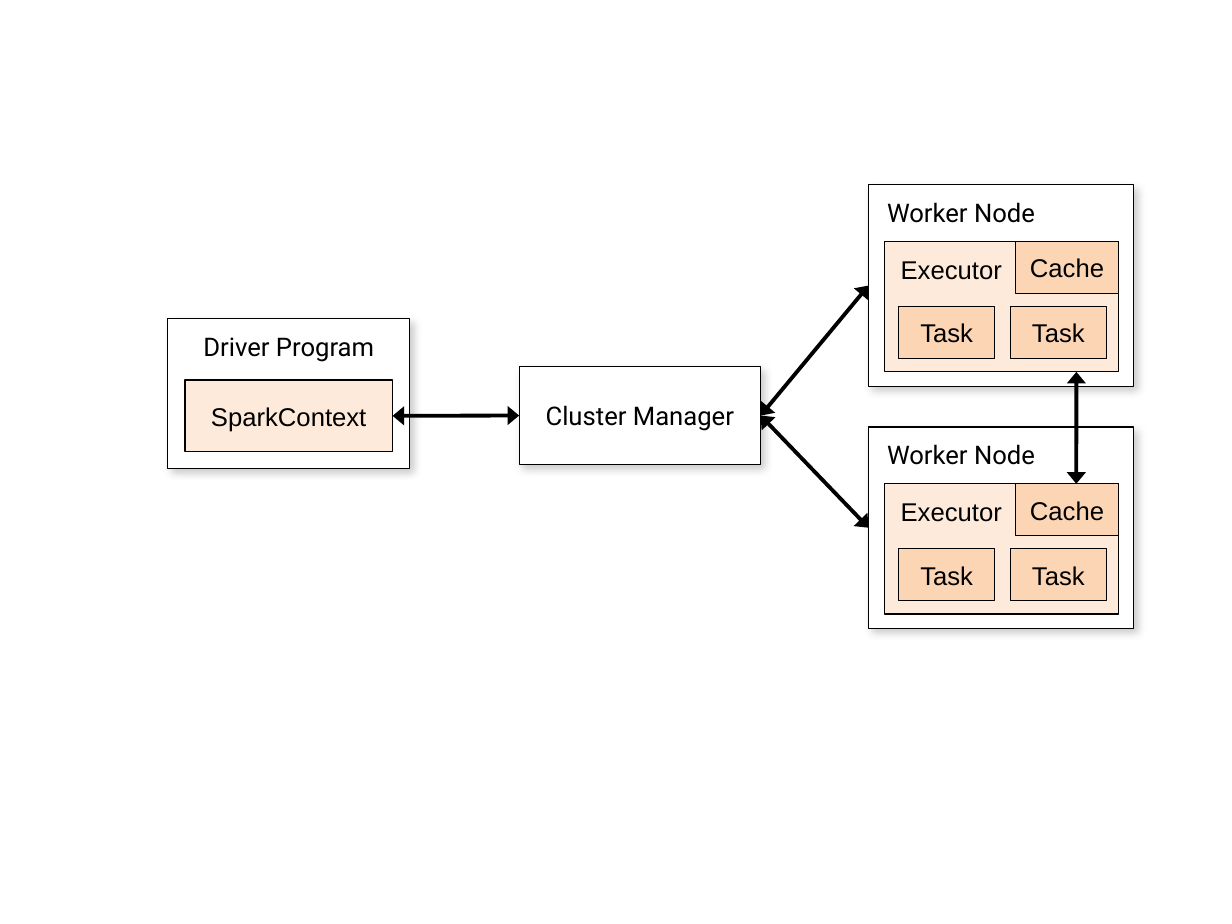
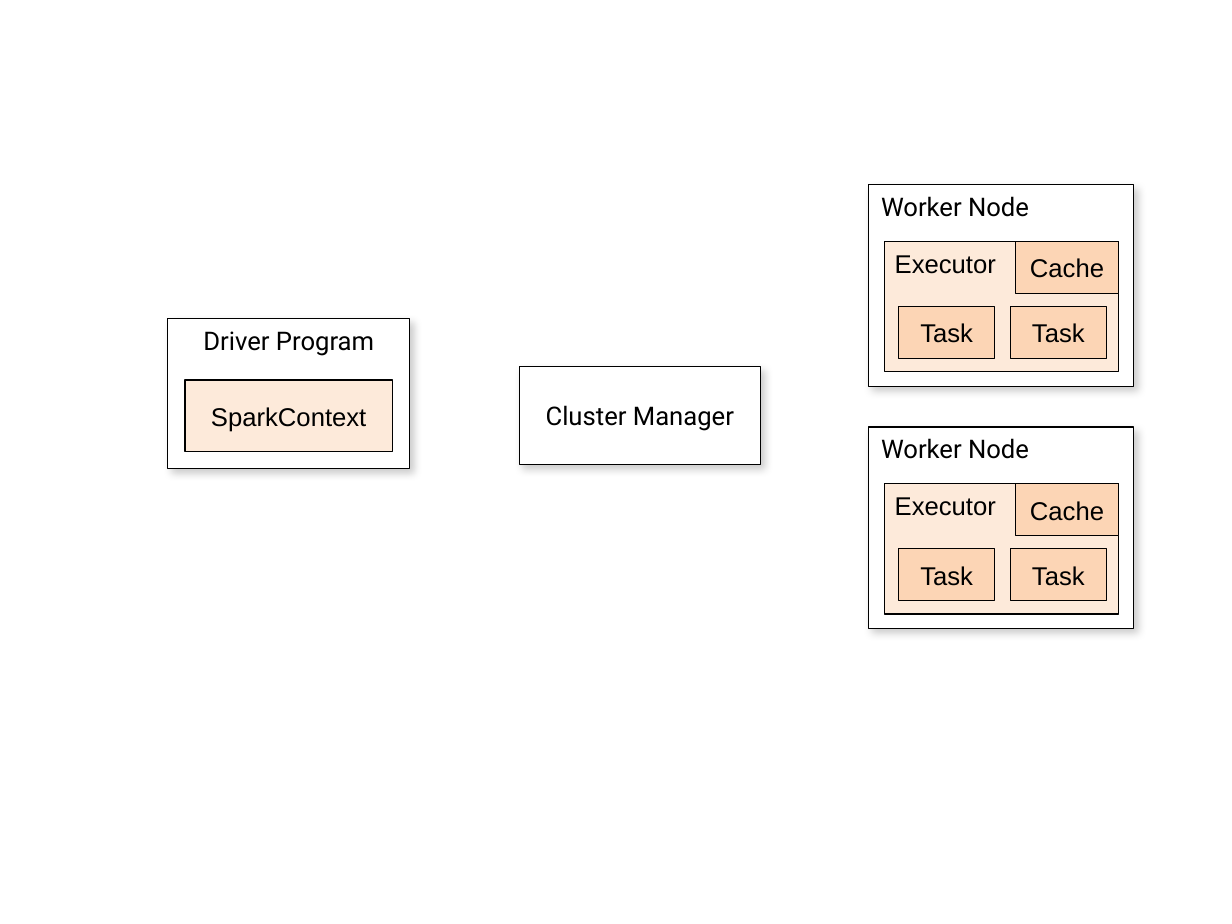
Before and after one commit to sparkinchina/translate-spark, a slide deck: slide 1 of docs/img/cluster-overview.pptx. Drawn at 1232x924 pixels with LibreOffice and Linux fonts; fonts in the diff are those of the drawing. Boxes give left, top, right and bottom in pixels: in the first picture for what was removed or moved away, otherwise in the second. Text is boxed around its words. In the diff, an @@ line names an element or a change of style, - is before the commit and + after.

```diff
--- a/docs/img/cluster-overview.pptx
+++ b/docs/img/cluster-overview.pptx
@@ text "Worker Node": place and size @@
-text "Worker Node" at bbox=[869, 185, 1133, 387]
+text "Worker Node" at bbox=[881, 196, 1029, 217]
@@ rectangle added at bbox=[869, 185, 1133, 387], fill #FFFFFF, outline #000000 0.75 pt @@
@@ text "Executor": place and size @@
-text "Executor" at bbox=[885, 241, 1119, 372]
+text "Executor" at bbox=[895, 255, 996, 274]
@@ rectangle added at bbox=[885, 241, 1119, 372], fill #FDEADA, outline #000000 0.75 pt @@
@@ double arrow removed from (760, 415) to (869, 286) @@
@@ text "Driver Program": place and size @@
-text "Driver Program" at bbox=[168, 319, 409, 469]
+text "Driver Program" at bbox=[203, 331, 374, 356]
@@ rectangle added at bbox=[168, 319, 409, 469], fill #FFFFFF, outline #000000 0.75 pt @@
@@ rectangle added at bbox=[185, 379, 393, 451], fill #FDEADA, outline #000000 0.75 pt @@
@@ rectangle added at bbox=[519, 367, 760, 464], fill #FFFFFF, outline #000000 0.75 pt @@
@@ double arrow removed from (1077, 484) to (1077, 372) @@
@@ text "SparkContext": place and size @@
-text "SparkContext" at bbox=[185, 379, 393, 451]
+text "SparkContext" at bbox=[211, 407, 366, 432]
@@ double arrow removed from (393, 416) to (519, 415) @@
@@ text "Cluster Manager": place and size @@
-text "Cluster Manager" at bbox=[519, 367, 760, 464]
+text "Cluster Manager" at bbox=[546, 405, 734, 431]
@@ double arrow removed from (760, 415) to (869, 527) @@
@@ fill #FFFFFF to none; outline #000000 0.75 pt to none; shadow off in 4 elements at bbox=[546, 405, 734, 431], bbox=[203, 331, 374, 356], bbox=[881, 196, 1029, 217], bbox=[881, 438, 1029, 459] @@
@@ text "Worker Node": place and size @@
-text "Worker Node" at bbox=[869, 428, 1133, 630]
+text "Worker Node" at bbox=[881, 438, 1029, 459]
@@ rectangle added at bbox=[869, 428, 1133, 630], fill #FFFFFF, outline #000000 0.75 pt @@
@@ fill #FDEADA to none; outline #000000 0.75 pt to none in 3 elements at bbox=[211, 407, 366, 432], bbox=[895, 255, 996, 274], bbox=[895, 497, 996, 516] @@
@@ text "Executor": place and size @@
-text "Executor" at bbox=[885, 484, 1119, 615]
+text "Executor" at bbox=[895, 497, 996, 516]
@@ rectangle added at bbox=[885, 484, 1119, 615], fill #FDEADA, outline #000000 0.75 pt @@
```
Also in this commit, not shown: 15 other files.
